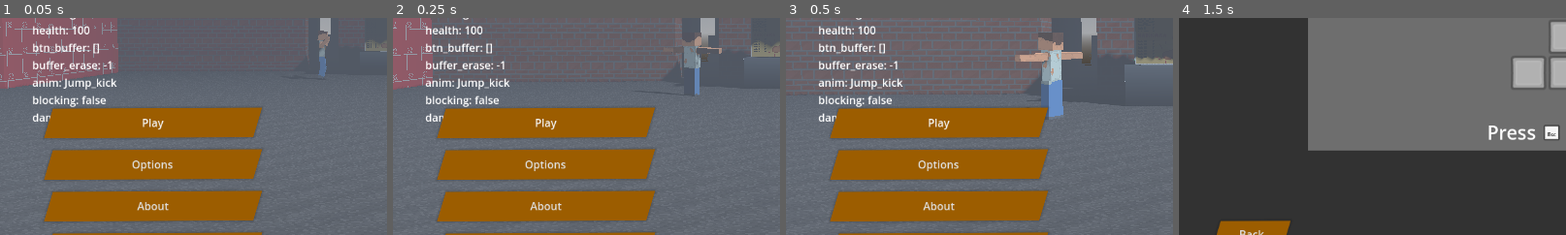
Above: before the commit, frames 1-4 (left to right).
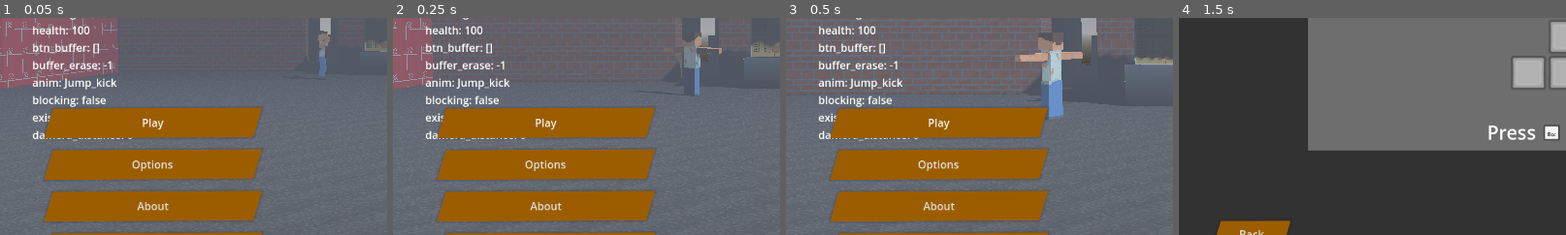
Above: after the commit, the same moments.

Repository: miklaskarjalainen/KioskKnockout
Game: Godot game, scene res://src/scenes/TitleScreen.tscn
The game is run twice, just before and just after one commit, with the same random seed, the same clock (stepped at 60 frames per second) and the same inputs.
Inputs (mouse positions are % of the whole screen's width and height, from its top left):
- Up to frame 1 (0.05 s): no input
- Up to frame 2 (0.25 s): no input
- Up to frame 3 (0.5 s): no input
- Up to frame 4 (1.5 s): click "Play" at 0.5 s; tap Enter at 1.25 s; move the mouse to (72, 45) at 1.27 s; hold Up (ui_up) from 1.28 s (still down); click (72, 45) at 1.42 s
The pictures show only the part of the screen within x 0-50%, y 39-88%; the shares and areas given below are measured in that part.

The runs differ from the first frame. In frame 1, 0.2% of the frame differs, in the area x 8-35%, y 43-57%; in frame 2, 0.2%; in frame 3, 0.2%; in frame 4, nothing differs.

Commit message:
Fasten some attacks

Diff:
--- a/src/actors/Attacks/Attack.gd
+++ b/src/actors/Attacks/Attack.gd
@@ -32,7 +32,7 @@
 	body_entered.connect(_on_body_entered)
 
 func _physics_process(_delta: float) -> void:
-	Console.info(str(_delta))
+	Debug.add_line("existed", _existed)
 
 	_existed += 1
 
--- a/src/actors/Attacks/BasicPunch.tscn
+++ b/src/actors/Attacks/BasicPunch.tscn
@@ -10,10 +10,10 @@
 collision_mask = 2
 script = ExtResource("1_ms50o")
 stop_on_hit = 0.04
-startup = 4
-active = 8
-recovery = 12
-hitstun = 8
+startup = 8
+active = 2
+recovery = 14
+hitstun = 24
 anim_speed = 1.4
 min_dmg = 3
 max_dmg = 5
--- a/src/actors/Attacks/GroinKick.tscn
+++ b/src/actors/Attacks/GroinKick.tscn
@@ -9,16 +9,16 @@
 collision_layer = 0
 collision_mask = 2
 script = ExtResource("1_annpk")
-stop_on_hit = 0.08
+stop_on_hit = 0.1
 startup = 8
-active = 12
-recovery = 15
-hitstun = 60
-anim_speed = 1.1
+active = 2
+recovery = 24
+hitstun = 30
+anim_speed = 0.9
 hitbox_location = 3
-min_dmg = 12
-max_dmg = 18
-knockback_amount = Vector2(3, 8)
+min_dmg = 13
+max_dmg = 15
+knockback_amount = Vector2(4, 8)
 knockback_duration = 10
 play_anim = "Groinpain"
 
--- a/src/actors/Attacks/KarateKick.tscn
+++ b/src/actors/Attacks/KarateKick.tscn
@@ -10,11 +10,11 @@
 collision_layer = 0
 collision_mask = 2
 script = ExtResource("1_w645d")
-stop_on_hit = 0.07
+stop_on_hit = 0.08
 startup = 12
-active = 12
-recovery = 28
-hitstun = 20
+active = 2
+recovery = 24
+hitstun = 24
 hitbox_location = 1
 min_dmg = 8
 max_dmg = 10
--- a/src/actors/BlockController.gd
+++ b/src/actors/BlockController.gd
@@ -5,9 +5,9 @@
 @export var action: ActionController = null
 @export var mesh: MeshInstance3D = null
 
-const BLOCK_STARTUP : int = 3
-const BLOCK_RECOVERY: int = 8
-const BLOCK_HEALTH: int = 60
+const BLOCK_STARTUP : int = 5
+const BLOCK_RECOVERY: int = 2
+const BLOCK_HEALTH: int = 75
 const RECHARGE_RATE: int = 8
 const DISCHARGE_RATE: int = 5
 const SHIELD_BREAK_STUN: int = 240
Not shown, changed: assets/characters/generic.gltf
Not shown, changed: assets/characters/generic.bbmodel
